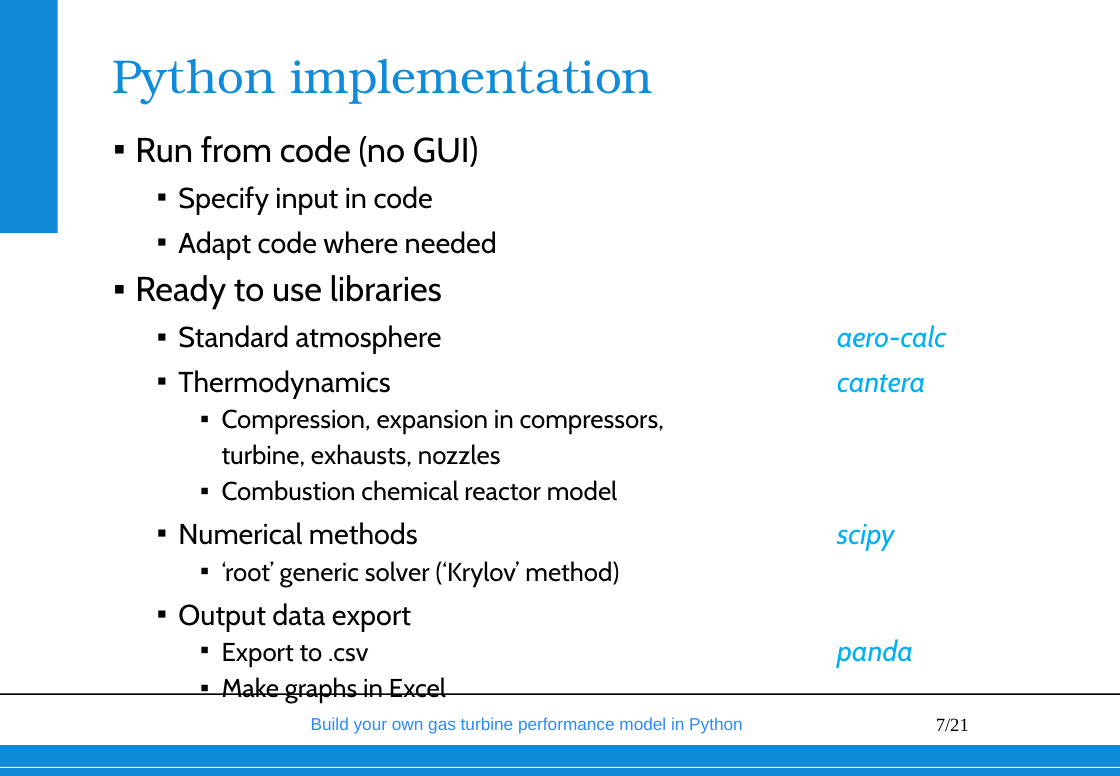
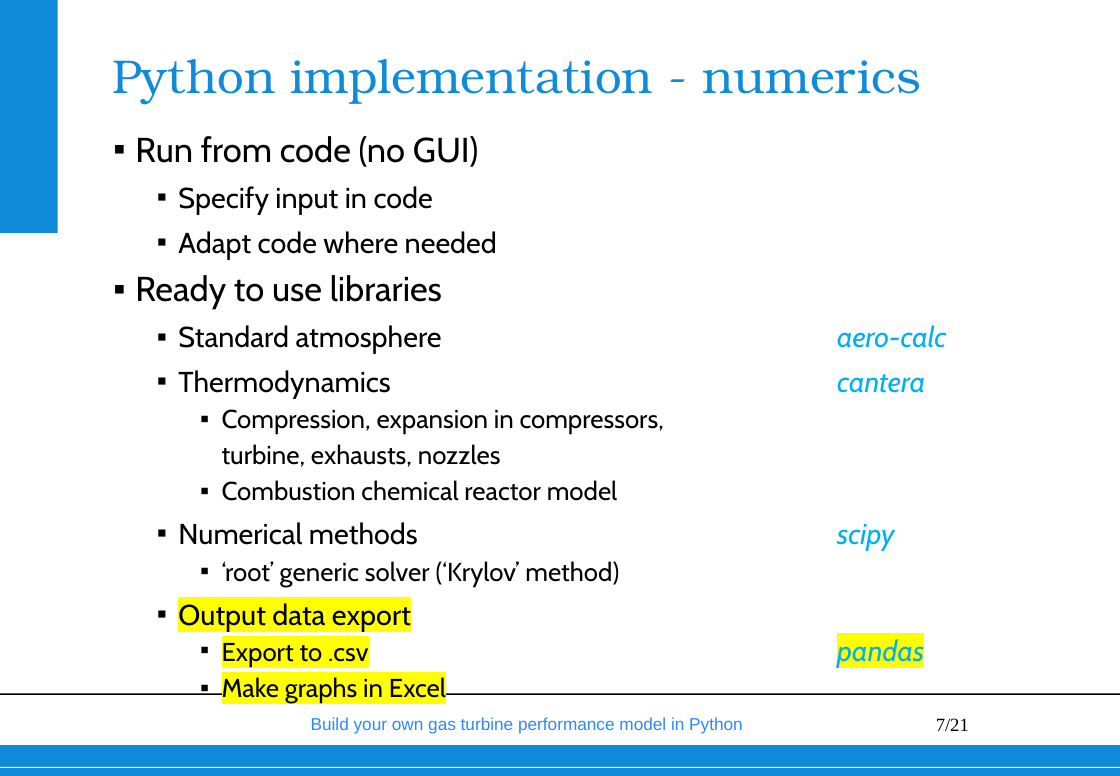
Before and after one commit to wvisser1958/GSPy, a slide deck: slide 7 of doc/Build your own gas turbine performance model from scratch.pptx. Drawn at 1120x776 pixels with LibreOffice and Linux fonts; fonts in the diff are those of the drawing; background and template pictures are left out. Boxes give left, top, right and bottom in pixels: in the first picture for what was removed or moved away, otherwise in the second. Text is boxed around its words. In the diff, an @@ line names an element or a change of style, - is before the commit and + after.

```diff
--- a/doc/Build your own gas turbine performance model from scratch.pptx
+++ b/doc/Build your own gas turbine performance model from scratch.pptx
@@ title at bbox=[112, 59, 920, 104]: text changed @@
-Python implementation
+Python implementation - numerics
@@ text at bbox=[178, 603, 446, 703]: highlight none to #FFFF00 in "Output data export", "Make graphs in Excel" @@
@@ text at bbox=[222, 643, 368, 666]: text changed @@
-    ▪ Export to .csv panda
+    ▪ Export to .csv pandas
```
Also in this commit, not shown: 7 other slides changed.
